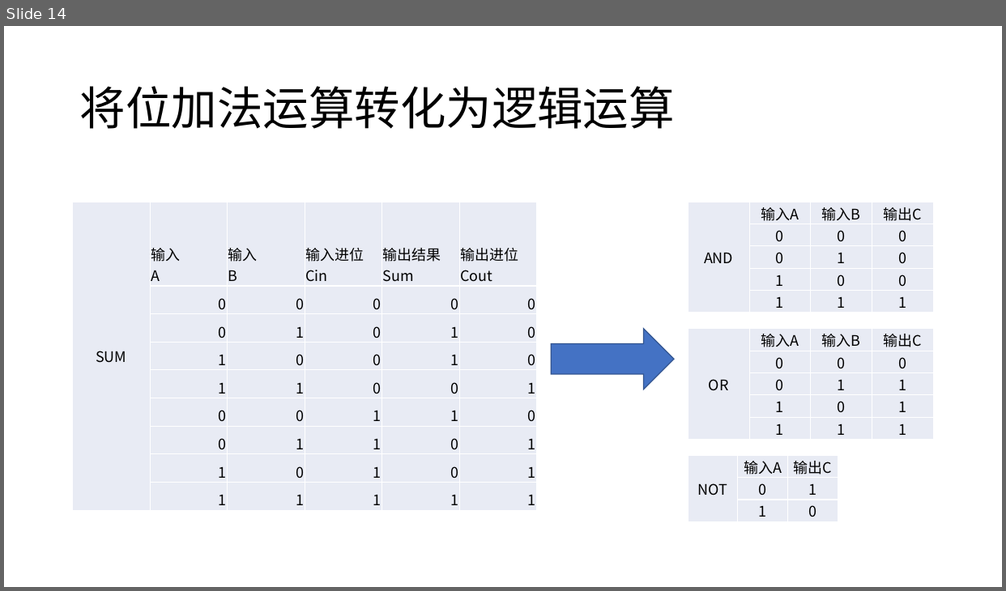
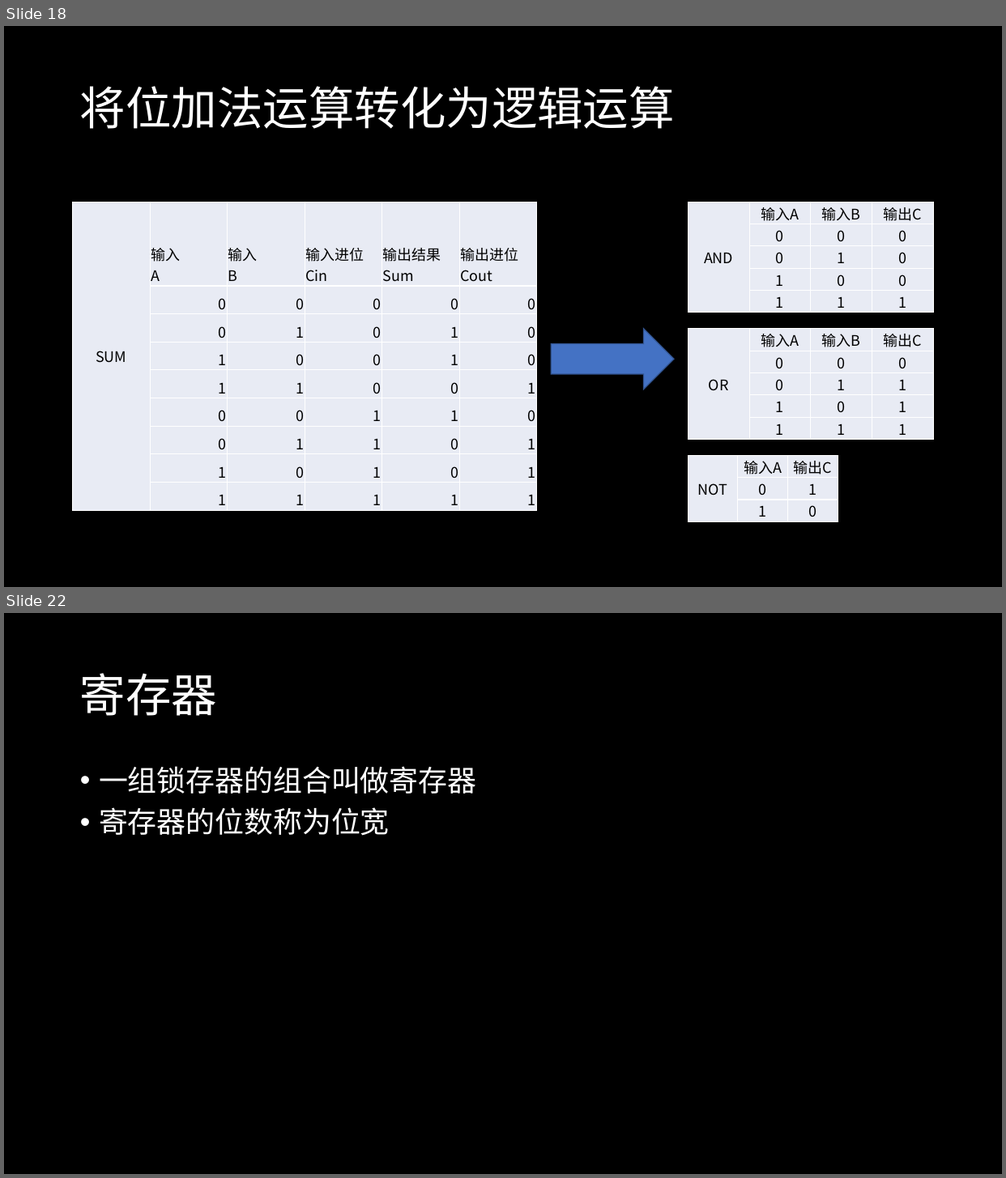
Before and after one commit to SleepySoft/SleepyMemo, a slide deck: 半导体器件与逻辑电路.pptx. Shown one above the other, each under a label of ours: slide 14 before the commit, slides 18 and 22 after it; the slides between them are not shown. The pictures are 1006x591 and 1006x1178 pixels, drawn with LibreOffice and Linux fonts; fonts in the diff are those of the drawing. Boxes give left, top, right and bottom in pixels: in the first picture for what was removed or moved away, otherwise in the second. Text is boxed around its words. In the diff, an @@ line names an element or a change of style, - is before the commit and + after.

```diff
--- a/半导体器件与逻辑电路.pptx
+++ b/半导体器件与逻辑电路.pptx
@@ slide 22 added at [4, 613, 1002, 1174], background #000000 @@
@@ title added at [80, 673, 217, 716], 44 pt, text #FFFFFF @@
+寄存器
@@ text added at [99, 766, 477, 836], 28 pt, text #FFFFFF @@
+• 一组锁存器的组合叫做寄存器
+• 寄存器的位数称为位宽
@@ what was slide 14 is now slide 18 @@
@@ slide 18 changed as well @@
@@ background #FFFFFF to #000000 @@
@@ title "将位加法运算转化为逻辑运算" at [80, 86, 675, 129]: text colour #000000 to #FFFFFF @@
```
Also in this commit, not shown: 15 other slides changed, 9 other slides added, 1 slide removed, 3 other files.
